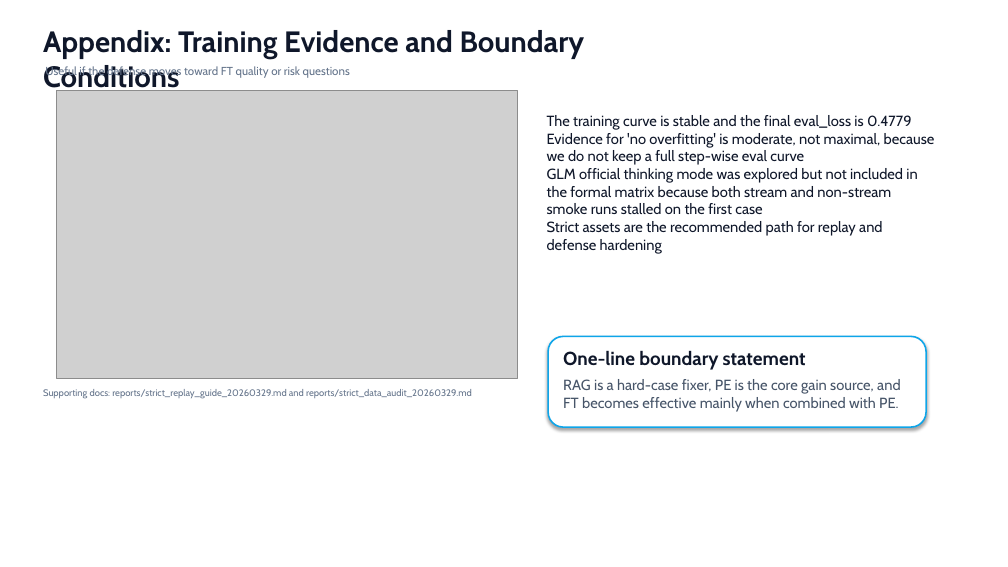
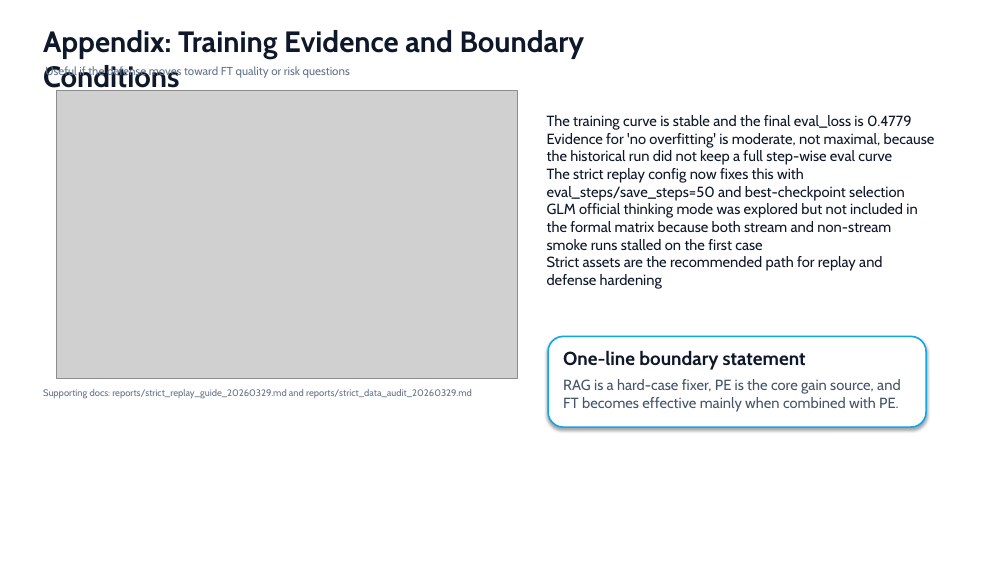
Before and after one commit to passionworkeer/tengxun_open, a slide deck: slide 11 of reports/defense_deck_20260329.pptx. Drawn at 1008x567 pixels with LibreOffice and Linux fonts; fonts in the diff are those of the drawing; grey boxes stand for pictures. Boxes give left, top, right and bottom in pixels: in the first picture for what was removed or moved away, otherwise in the second. Text is boxed around its words. In the diff, an @@ line names an element or a change of style, - is before the commit and + after.

Commit message:
prepare strict replay training handoff

```diff
--- a/reports/defense_deck_20260329.pptx
+++ b/reports/defense_deck_20260329.pptx
@@ text at [547,133,935,201]: text changed @@
-Evidence for 'no overfitting' is moderate, not maximal, because we do not keep a full step-wise eval curve
+Evidence for 'no overfitting' is moderate, not maximal, because the historical run did not keep a full step-wise eval curve
+The strict replay config now fixes this with eval_steps/save_steps=50 and best-checkpoint selection
```
Also in this commit, not shown: 1 other slide changed, 12 other files.
